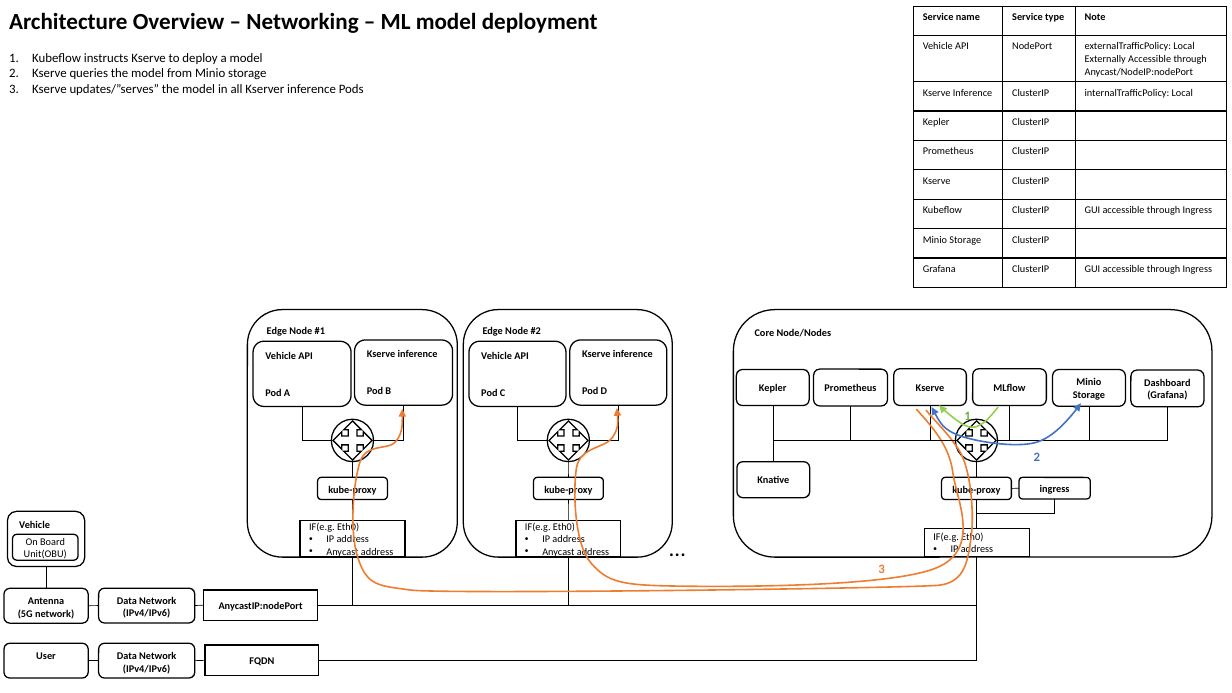
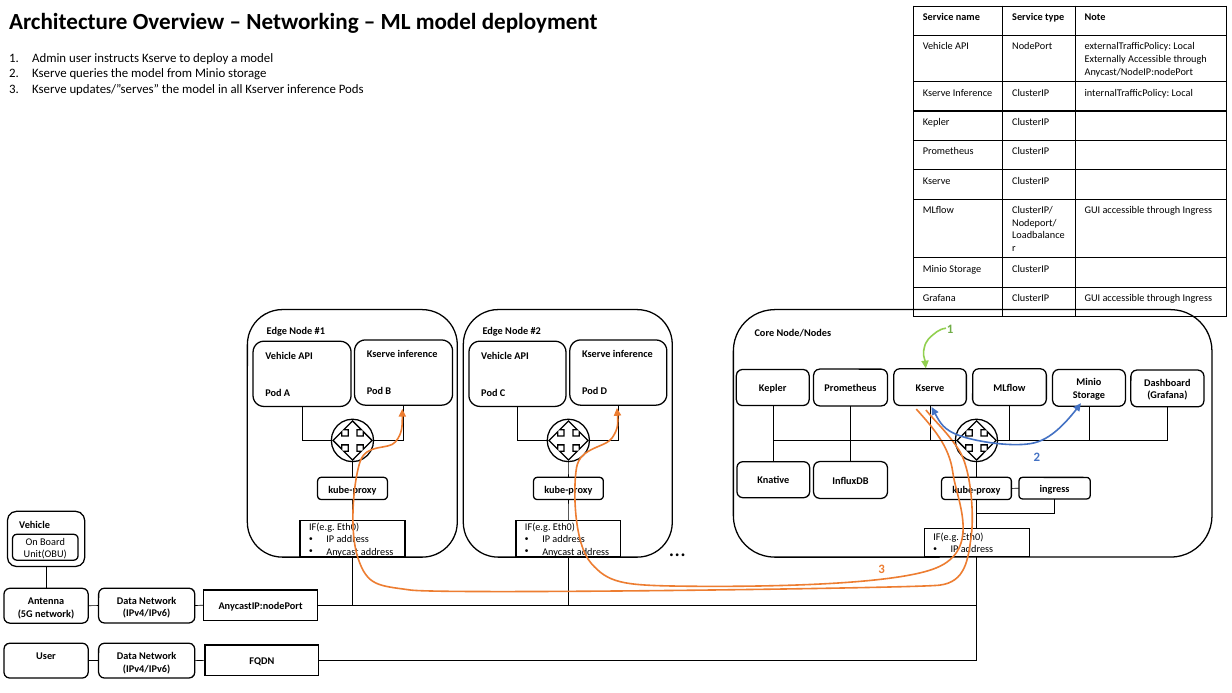
Before and after one commit to 5uperpalo/success6g-edge, a slide deck: slide 9 of img/success6g_edge_architecture.pptx. Drawn at 1232x693 pixels with LibreOffice and Linux fonts; fonts in the diff are those of the drawing. Boxes give left, top, right and bottom in pixels: in the first picture for what was removed or moved away, otherwise in the second. Text is boxed around its words. In the diff, an @@ line names an element or a change of style, - is before the commit and + after.

```diff
--- a/img/success6g_edge_architecture.pptx
+++ b/img/success6g_edge_architecture.pptx
@@ table at [914, 6, 1227, 307] @@
-row 7, column 1: Kubeflow
+row 7, column 1: MLflow
-row 7, column 2: ClusterIP
+row 7, column 2: ClusterIP/Nodeport/Loadbalancer
@@ text at [32, 53, 273, 64]: text changed @@
-1. Kubeflow instructs Kserve to deploy a model
+1. Admin user instructs Kserve to deploy a model
@@ freeform shape: place and size @@
-freeform shape at [938, 405, 998, 427]
+freeform shape at [924, 328, 946, 368]
@@ text "1" rewrapped from [964, 411, 970, 424] to [947, 324, 953, 333] @@
@@ elbow line added from (956, 441) to (851, 462), #000000 0.5 pt @@
@@ rounded rectangle added at [814, 462, 888, 499], outline #000000 1 pt, 8 pt, text #000000, bold @@
+InfluxDB
```
Also in this commit, not shown: 9 other slides changed, 2 slides added, 3 slides removed, 17 other files.
